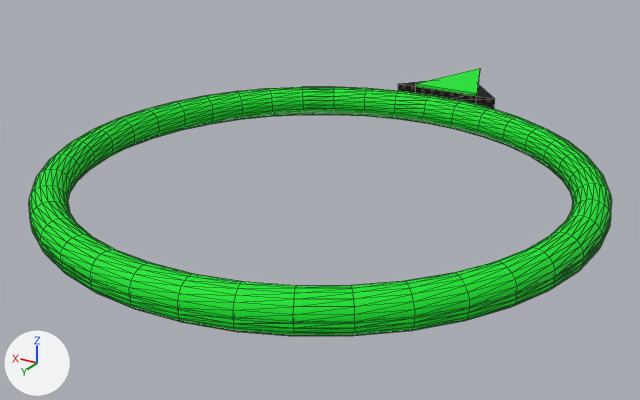
An edit to the FBX model 3Dリソース/arrow_t.fbx, drawn before and after from the same camera.
Both versions are drawn from a camera (50 mm lens) standing at (-1.82, 3.04, 1.44) and looking at (0.1, -0.16, -0.17). The axes (+X, +Y, +Z) are drawn at lower left. The lights are the same throughout. Mesh edges are drawn as thin lines. Where no turn or scale is listed for an object, it has been applied to the vertices. Vertices at the same position are counted once.

The first picture shows 'mqo_mesh'.
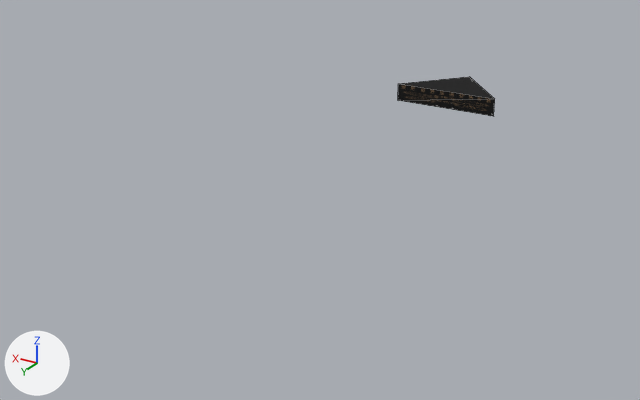
Where the change shows, as pixel boxes [x1, y1, x2, y2] in the pictures (640 x 400 px):
'mqo_mesh', reshaped (83% narrower, 85% shorter)
    before: [29, 68, 612, 336]
    after: [398, 77, 495, 116]
part 1 of me_mqo_mesh, deleted (green)
    before: [29, 87, 612, 325]
part 2 of me_mqo_mesh, deleted (green)
    before: [31, 224, 610, 336]
part 3 of me_mqo_mesh, deleted (green)
    before: [416, 68, 480, 96]

Diff of the bpy script that builds the scene:
```diff
--- a/3Dリソース/arrow_t.fbx.py
+++ b/3Dリソース/arrow_t.fbx.py
@@ me_mqo_mesh @@
 me_mqo_mesh.from_pydata(...)  # 1612 vertices, 3216 faces; spans x -1.2..1.2, y -1.83..1.2, z -0.05..0.1
 # used by ob_mqo_mesh; location = (0.0, 0.0, 0.0)
-me_mqo_mesh.materials.append(mat_material0)  # green #00e728
+# me_mqo_mesh part 1: the loose piece of 800 vertices spanning x -1.2..1.2, y -1.2..1.2, z -0.05..0.1 is deleted
+# me_mqo_mesh part 2: the loose piece of 800 vertices spanning x -1.2..1.2, y -1.2..1.2, z -0.05..0.05 is deleted
+# me_mqo_mesh part 3: the loose piece of 6 vertices spanning x -0.18..0.18, y -1.83..-1.33, z -0.04..0.09 is deleted
 me_mqo_mesh.materials.append(mat_material1)
```
